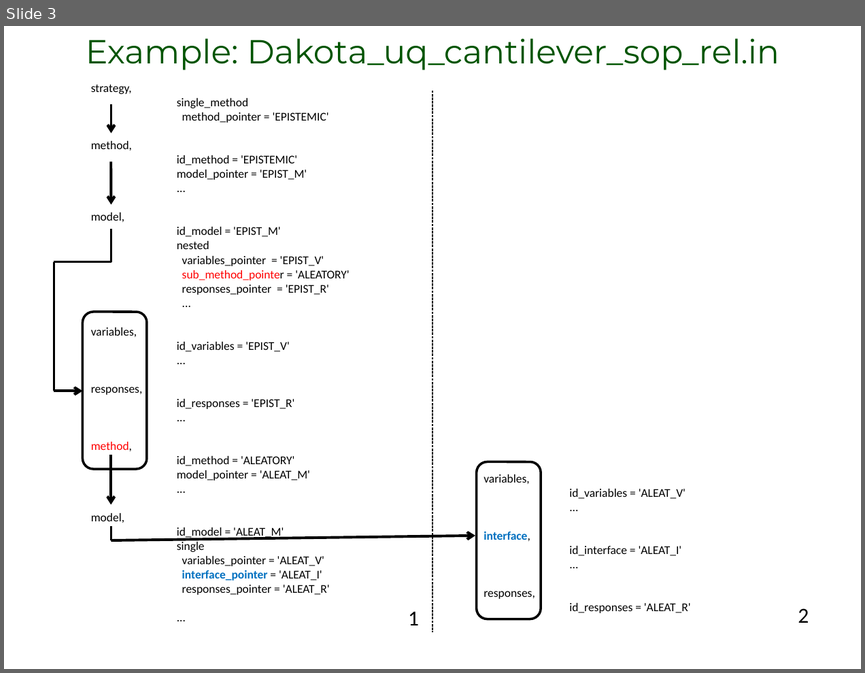
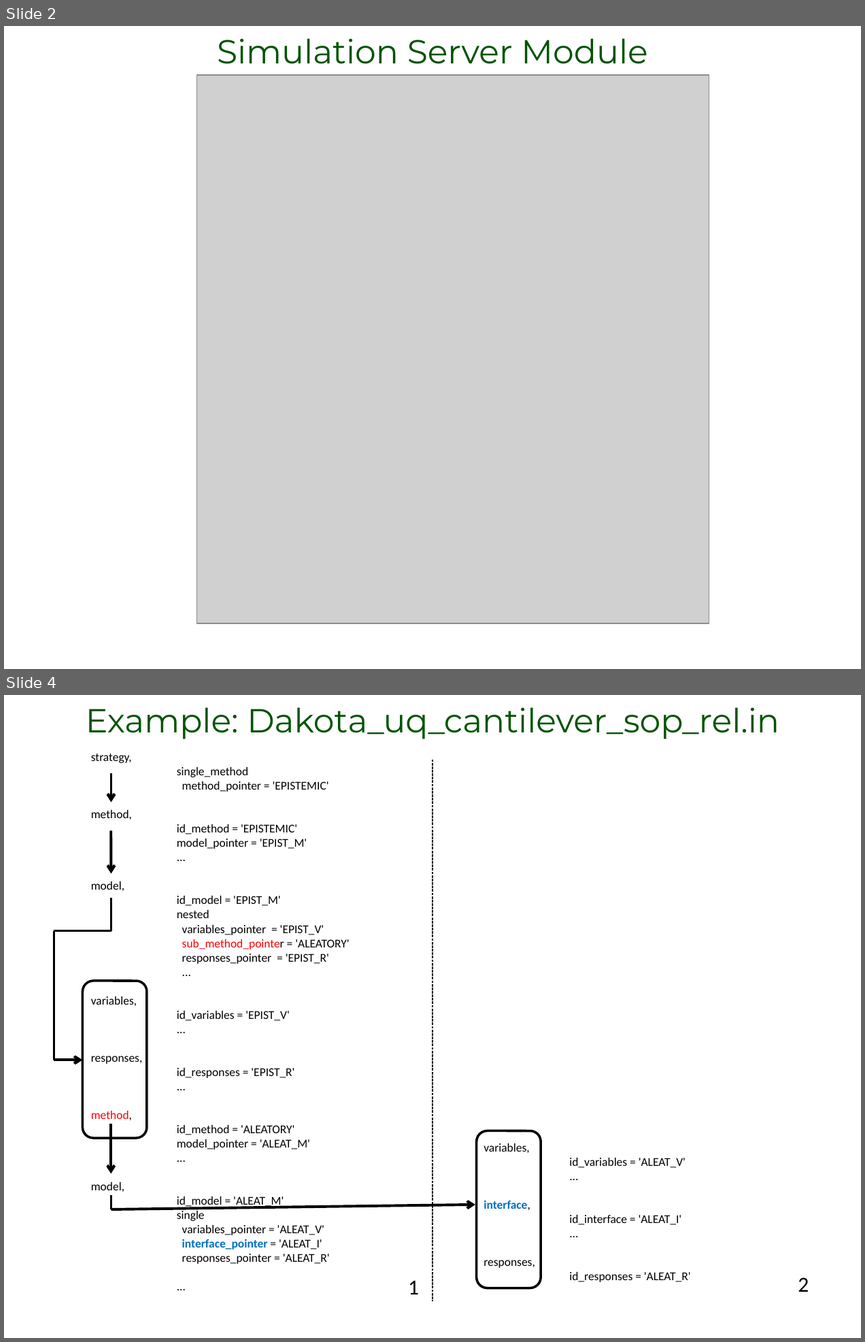
Before and after one commit to camm/documents, a slide deck: Jose/minimization_design.pptx. Shown one above the other, each under a label of ours: slide 3 before the commit, slides 2 and 4 after it; the slides between them are not shown. The pictures are 865x673 and 865x1342 pixels, drawn with LibreOffice and Linux fonts; fonts in the diff are those of the drawing; grey boxes stand for pictures. Boxes give left, top, right and bottom in pixels: in the first picture for what was removed or moved away, otherwise in the second. Text is boxed around its words. In the diff, an @@ line names an element or a change of style, - is before the commit and + after.

```diff
--- a/Jose/minimization_design.pptx
+++ b/Jose/minimization_design.pptx
@@ slide 2 added at (4, 26, 861, 669), background #FFFFFF @@
@@ text added at (217, 38, 647, 64), 28 pt, text #005400 @@
+Simulation Server Module
@@ picture added at (197, 75, 709, 623) @@
@@ what was slide 3 is now slide 4 @@
```
Also in this commit, not shown: 2 slides changed, 3 other slides added, 3 other files.
